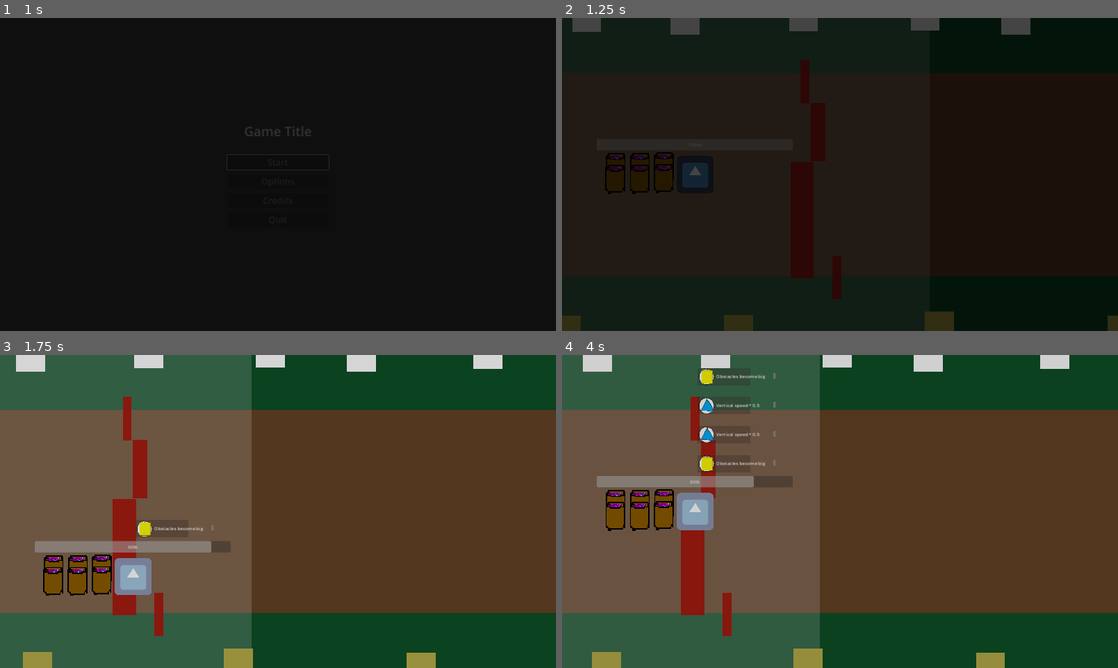
Above: before the commit, frames 1-4 (two rows, left to right).
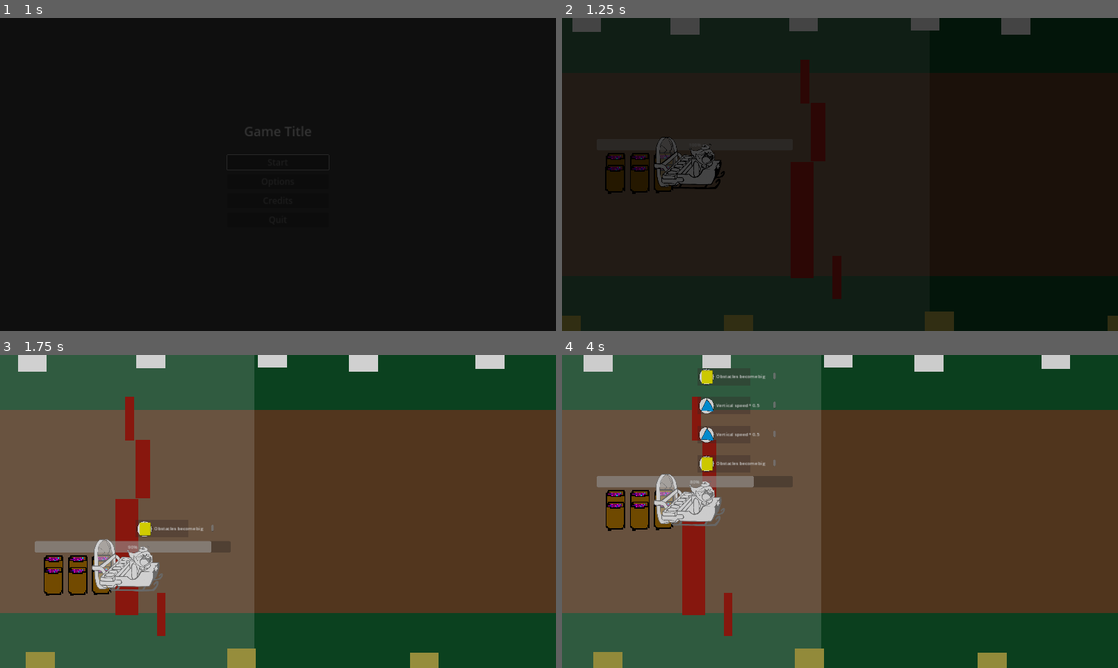
Above: after the commit, the same moments.

Repository: hsandt/ld53
Game: Godot game, scene res://scenes/main_menu_scene.tscn
Two runs of this game, one before a commit and one after it. Both use one fixed random seed, a clock stepped at 60 frames per second and the inputs below. The engine's default icon, where the game draws it, is replaced by a stand-in: a white triangle on a blue panel in a dark square.
Inputs (mouse positions are in pixels of both pictures, inside the frame that each line leads up to):
- Up to frame 1 (1 s): tap Enter (ui_accept) at 0.5, 0.77 s; move the mouse to (400, 158) at 0.52 s; hold Right (ui_right) from 0.53 s (still down); hold M (app_next_resolution) from 0.53 s (still down); click (400, 158) at 0.67 s
- Up to frame 2 (1.25 s): keep holding Right (ui_right); keep holding M (app_next_resolution)
- Up to frame 3 (1.75 s): move the mouse to (166, 527) at 1.27 s; release Right (ui_right) at 1.28 s; release M (app_next_resolution) at 1.28 s; hold S (down) from 1.28 s (still down); tap N (app_prev_resolution) at 1.35 s; tap Enter (ui_accept) at 1.52 s
- Up to frame 4 (4 s): move the mouse to (895, 442) at 2.02 s; release S (down) at 2.03 s; hold Right (ui_right) 2.03-2.75 s; hold M (app_next_resolution) 2.03-2.75 s; click "Replay" at 2.75 s; move the mouse to (812, 574) at 3.52 s; hold Up (ui_up) from 3.53 s (still down); tap N (app_prev_resolution) at 3.6 s; click (812, 574) at 3.67 s; tap Enter (ui_accept) at 3.77 s

Frame 1 is identical in both runs. In frame 2, 1.1% of the frame differs, in the area x 16-30%, y 38-55%; in frame 3, 3.0%, in the area x 2-91%, y 0-100%; in frame 4, 2.2%.

Commit message:
[Art] Integrated Player Character v1
Also add reference to art_level

Diff:
--- a/animations/player_character_sprite_frames.tres
+++ b/animations/player_character_sprite_frames.tres
@@ -1,16 +1,16 @@
 [gd_resource type="SpriteFrames" load_steps=3 format=3 uid="uid://bdq8so2kor0sb"]
 
-[ext_resource type="Texture2D" uid="uid://ugr2c5p0f0xg" path="res://icon_128x128.png" id="1_mjj2n"]
+[ext_resource type="Texture2D" uid="uid://ckud74h0iqrcp" path="res://sprites/player/PlayerGraphic.PNG" id="1_5kr84"]
 
-[sub_resource type="AtlasTexture" id="AtlasTexture_vhkyo"]
-atlas = ExtResource("1_mjj2n")
-region = Rect2(0, 0, 128, 128)
+[sub_resource type="AtlasTexture" id="AtlasTexture_juq8m"]
+atlas = ExtResource("1_5kr84")
+region = Rect2(0, 0, 735, 595)
 
 [resource]
 animations = [{
 "frames": [{
 "duration": 1.0,
-"texture": SubResource("AtlasTexture_vhkyo")
+"texture": SubResource("AtlasTexture_juq8m")
 }],
 "loop": true,
 "name": &"default",
--- a/prefabs/ingame/player_character_body_2d.tscn
+++ b/prefabs/ingame/player_character_body_2d.tscn
@@ -13,7 +13,7 @@
 [ext_resource type="Resource" uid="uid://hqgedus288jo" path="res://data/modifiers/obstacle_damage.tres" id="11_fnbfi"]
 
 [sub_resource type="RectangleShape2D" id="RectangleShape2D_6va3q"]
-size = Vector2(121, 124)
+size = Vector2(128, 128)
 
 [node name="PlayerCharacterBody2D" type="CharacterBody2D" node_paths=PackedStringArray("animated_sprite_with_brightness_controller")]
 material = ExtResource("1_1l63l")
@@ -24,6 +24,8 @@
 [node name="AnimatedSprite2DBrightnessController" type="AnimatedSprite2D" parent="." node_paths=PackedStringArray("brighten_timer")]
 z_index = 2
 material = ExtResource("1_1l63l")
+position = Vector2(-27, -33)
+scale = Vector2(0.5, 0.5)
 sprite_frames = ExtResource("3_fgtjg")
 frame_progress = 0.58425
 script = ExtResource("4_epfoh")
@@ -35,6 +37,7 @@
 [node name="CollisionShape2D" type="CollisionShape2D" parent="."]
 position = Vector2(-0.5, 1)
 shape = SubResource("RectangleShape2D_6va3q")
+metadata/_edit_lock_ = true
 
 [node name="powder_bar" type="ProgressBar" parent="."]
 offset_left = -340.0
--- a/scenes/test/art_level.tscn
+++ b/scenes/test/art_level.tscn
@@ -6,6 +6,7 @@
 [ext_resource type="PackedScene" uid="uid://4n8e4dswbycl" path="res://prefabs/ingame/player_character_body_2d.tscn" id="4_3j6cy"]
 [ext_resource type="Script" path="res://scripts/ingame/ScrollingCenter.gd" id="5_g1h1w"]
 [ext_resource type="PackedScene" uid="uid://dut1iocwxhlh7" path="res://scenes/test/art_map.tscn" id="6_50fx4"]
+[ext_resource type="Texture2D" uid="uid://dk7tsog5tghbd" path="res://sprites/ref/ingame_mockup.png" id="7_7d17y"]
 
 [sub_resource type="RectangleShape2D" id="RectangleShape2D_ft5pg"]
 size = Vector2(1920, 100)
@@ -74,6 +75,12 @@
 
 [node name="ArtMap" parent="." instance=ExtResource("6_50fx4")]
 
+[node name="REFERENCE Sprite2D" type="Sprite2D" parent="."]
+visible = false
+modulate = Color(1, 1, 1, 0.388235)
+position = Vector2(953, 0)
+texture = ExtResource("7_7d17y")
+
 [connection signal="back_to_main_pressed" from="CanvasLayer/PauseMenu" to="InGameManager" method="_on_pause_menu_back_to_main_pressed"]
 [connection signal="pause" from="CanvasLayer/PauseMenu" to="MusicStreamPlayer" method="_on_pause_menu_pause"]
 [connection signal="resume" from="CanvasLayer/PauseMenu" to="MusicStreamPlayer" method="_on_pause_menu_resume"]
Not shown: 1 places in scenes/test/art_level.tscn that only renumber resources
